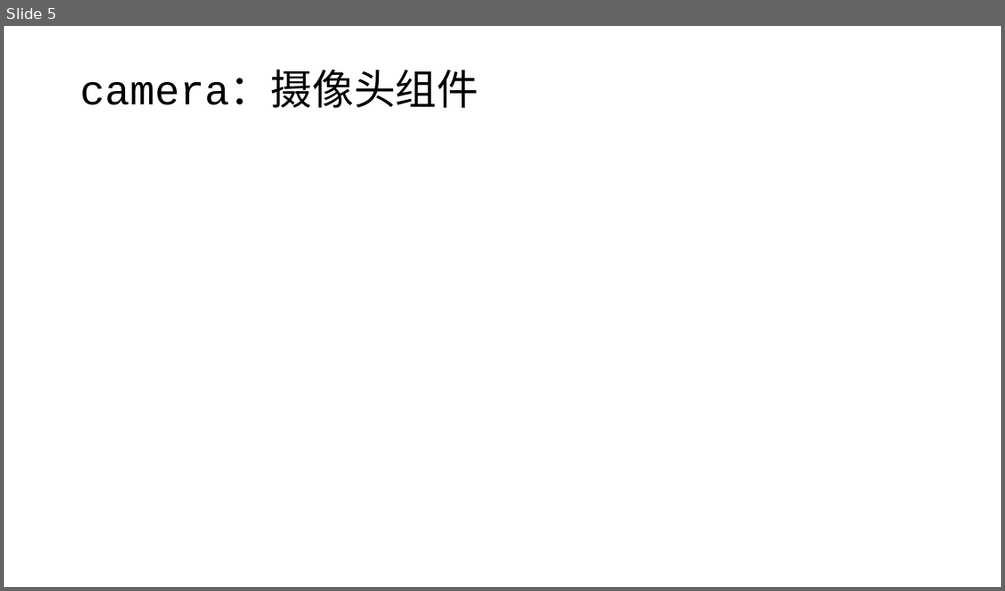
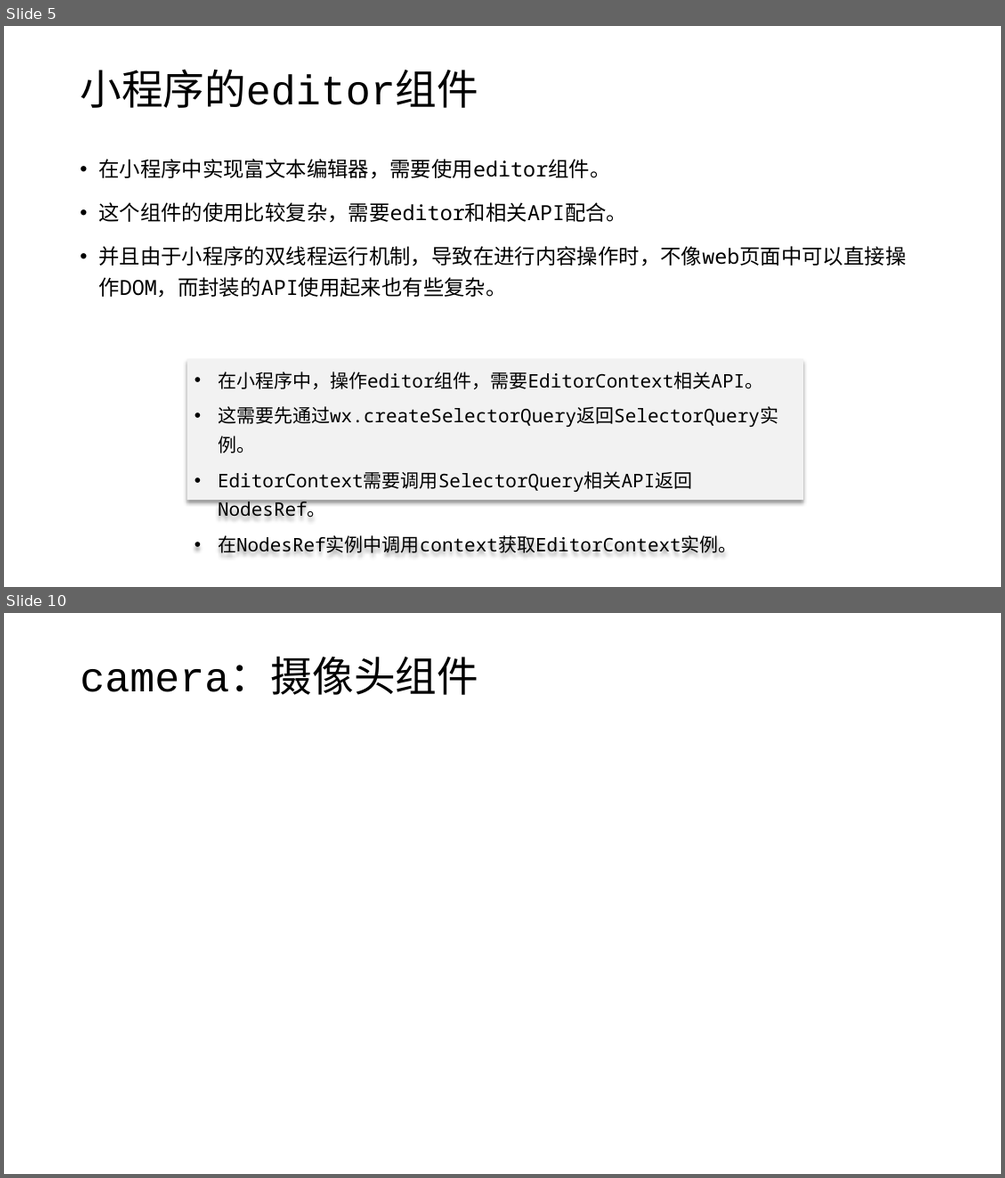
Before and after one commit to edu2act/course-wechat-and-miniprogram, a slide deck: materials/ch04/ch04-复杂组件使用和API调用.pptx. Shown one above the other, each under a label of ours: slide 5 before the commit, slides 5 and 10 after it; the slides between them are not shown. The pictures are 1005x591 and 1005x1178 pixels, drawn with LibreOffice and Linux fonts; fonts in the diff are those of the drawing. Boxes give left, top, right and bottom in pixels: in the first picture for what was removed or moved away, otherwise in the second. Text is boxed around its words. In the diff, an @@ line names an element or a change of style, - is before the commit and + after.

```diff
--- a/materials/ch04/ch04-复杂组件使用和API调用.pptx
+++ b/materials/ch04/ch04-复杂组件使用和API调用.pptx
@@ slide 5 added at bbox=[4, 26, 1001, 587], background #FFFFFF @@
@@ title added at bbox=[80, 69, 478, 108], 40 pt, text #000000 @@
+小程序的editor组件
@@ text added at bbox=[98, 159, 906, 297], 20 pt, text #000000 @@
+• 在小程序中实现富文本编辑器，需要使用editor组件。
+• 这个组件的使用比较复杂，需要editor和相关API配合。
+• 并且由于小程序的双线程运行机制，导致在进行内容操作时，不像web页面中可以直接操作DOM，而封装的API使用起来也有些复杂。
@@ rectangle added at bbox=[187, 359, 803, 500], fill #F2F2F2, 18 pt, text #000000 @@
+• 在小程序中，操作editor组件，需要EditorContext相关API。
+• 这需要先通过wx.createSelectorQuery返回SelectorQuery实例。
+• EditorContext需要调用SelectorQuery相关API返回NodesRef。
+• 在NodesRef实例中调用context获取EditorContext实例。
@@ what was slide 5 is now slide 10 @@
```
Also in this commit, not shown: 2 slides changed, 6 other slides added, 7 slides removed, 6 other files.
